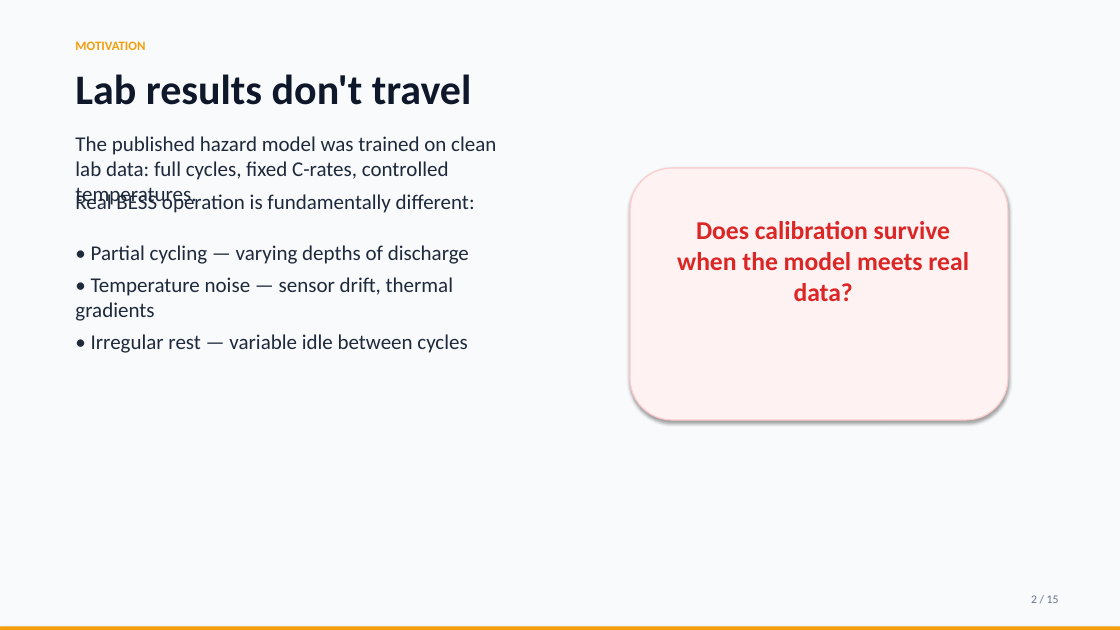
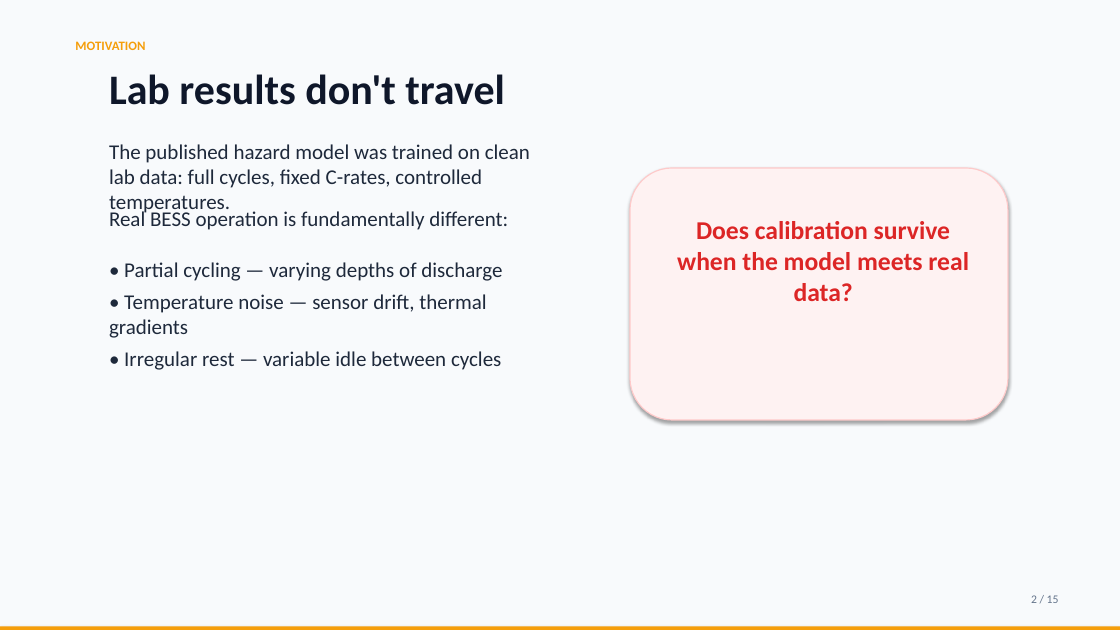
Before and after one commit to touhidsiddiqueeraj-bit/Robustness-of-Multihorizon-Battery-Failure-Intelligence, a slide deck: slide 2 of opendesign/mockups/conference-b-deck/robustness_presentation.pptx. Drawn at 1120x630 pixels with LibreOffice and Linux fonts; fonts in the diff are those of the drawing. Boxes give left, top, right and bottom in pixels: in the first picture for what was removed or moved away, otherwise in the second. Text is boxed around its words. In the diff, an @@ line names an element or a change of style, - is before the commit and + after.

```diff
--- a/opendesign/mockups/conference-b-deck/robustness_presentation.pptx
+++ b/opendesign/mockups/conference-b-deck/robustness_presentation.pptx
@@ text "Lab results don't travel": place and size @@
-text "Lab results don't travel" at box(75, 74, 472, 105)
+text "Lab results don't travel" at box(109, 74, 505, 105)
@@ text "The published hazard model was ...": place and size @@
-text "The published hazard model was ..." at box(75, 136, 496, 180)
+text "The published hazard model was ..." at box(109, 144, 530, 188)
@@ text "Real BESS operation is fundamentally ...": place and size @@
-text "Real BESS operation is fundamentally ..." at box(75, 192, 475, 213)
+text "Real BESS operation is fundamentally ..." at box(109, 209, 508, 230)
@@ text "• Partial cycling — varying ...": place and size @@
-text "• Partial cycling — varying ..." at box(75, 245, 469, 353)
+text "• Partial cycling — varying ..." at box(109, 262, 502, 370)
```
Also in this commit, not shown: 6 other slides changed, 23 other files.
